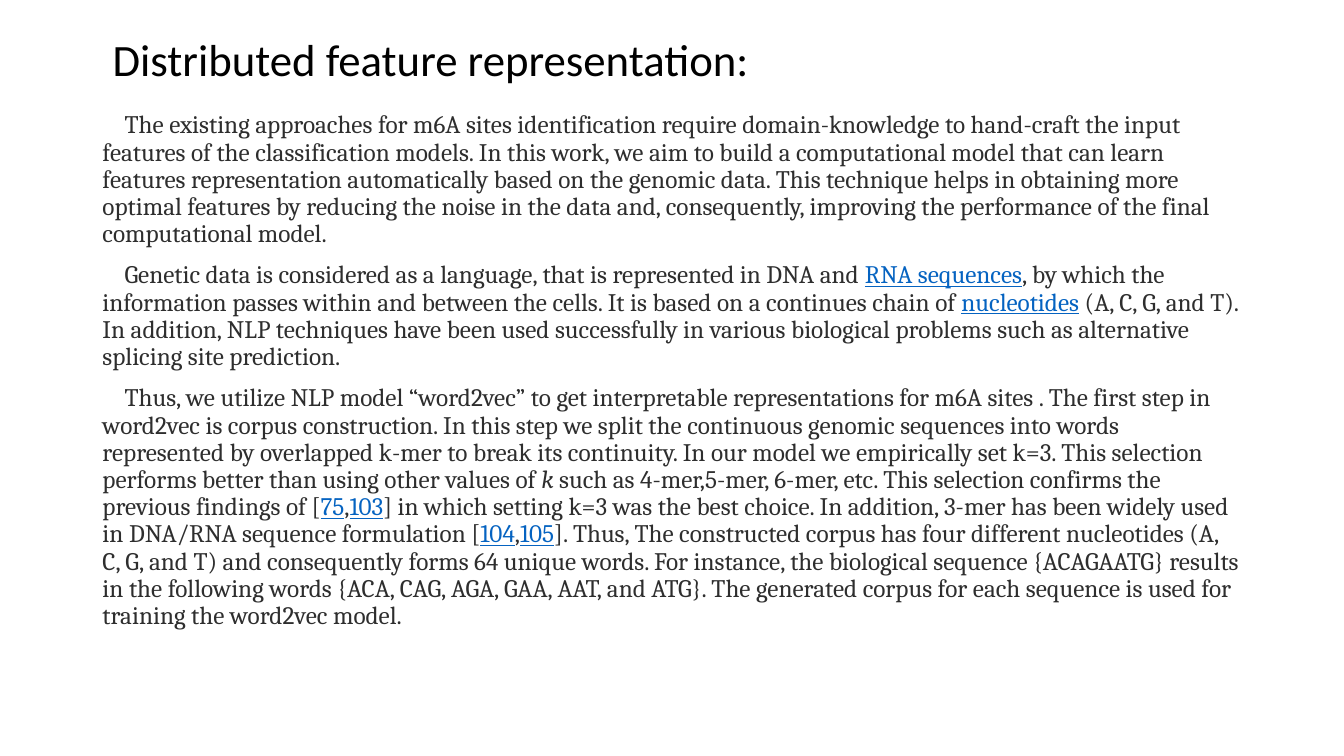
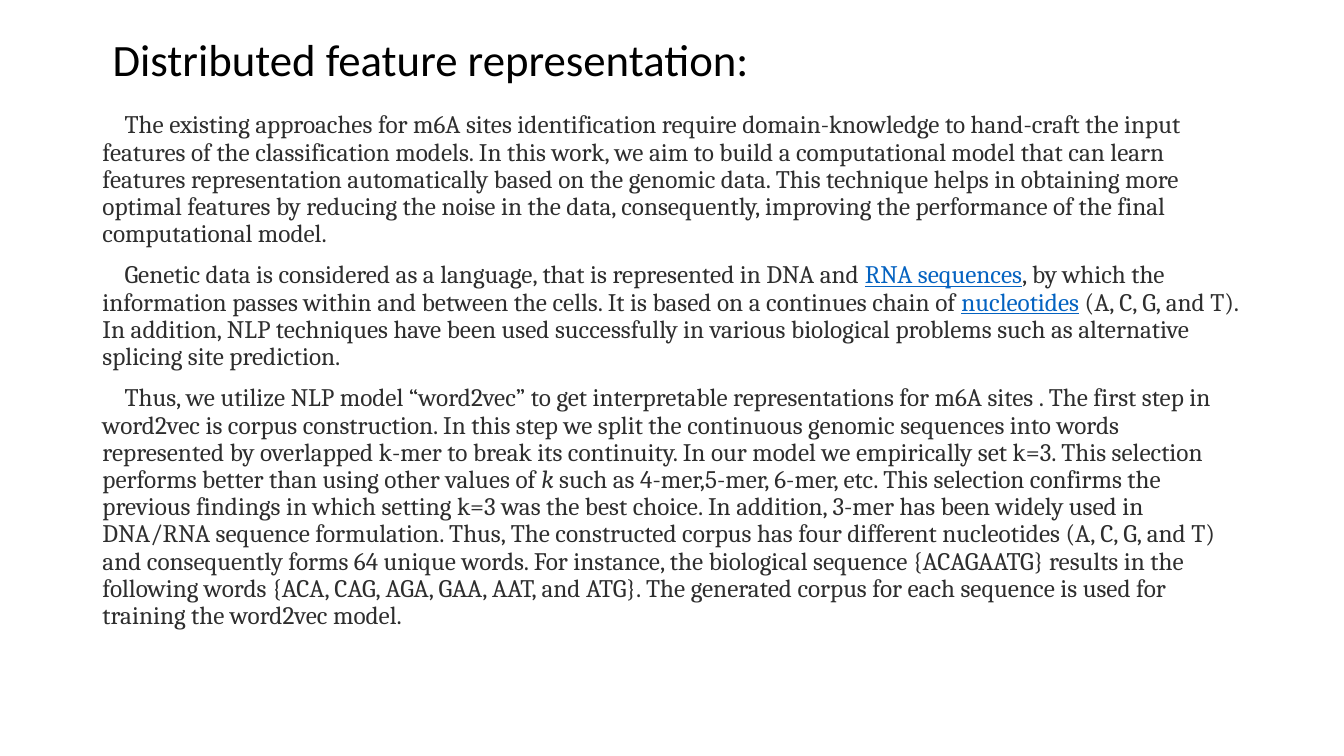
Before and after one commit to YanChengHuang/paper_implement, a slide deck: slide 10 of iN6-Methyl/Presentation/iN6-Methyl.pptx. Drawn at 1344x756 pixels with LibreOffice and Linux fonts; fonts in the diff are those of the drawing. Boxes give left, top, right and bottom in pixels: in the first picture for what was removed or moved away, otherwise in the second. Text is boxed around its words. In the diff, an @@ line names an element or a change of style, - is before the commit and + after.

```diff
--- a/iN6-Methyl/Presentation/iN6-Methyl.pptx
+++ b/iN6-Methyl/Presentation/iN6-Methyl.pptx
@@ text at [102,115,1180,248]: text changed @@
-The existing approaches for m6A sites identification require domain-knowledge to hand-craft the input features of the classification models. In this work, we aim to build a computational model that can learn features representation automatically based on the genomic data. This technique helps in obtaining more optimal features by reducing the noise in the data and, consequently, improving the performance of the final computational model.
+The existing approaches for m6A sites identification require domain-knowledge to hand-craft the input features of the classification models. In this work, we aim to build a computational model that can learn features representation automatically based on the genomic data. This technique helps in obtaining more optimal features by reducing the noise in the data, consequently, improving the performance of the final computational model.
@@ text at [102,388,1215,630]: text changed @@
-Thus, we utilize NLP model “word2vec” to get interpretable representations for m6A sites . The first step in word2vec is corpus construction. In this step we split the continuous genomic sequences into words represented by overlapped k-mer to break its continuity. In our model we empirically set k=3. This selection performs better than using other values of k such as 4-mer,5-mer, 6-mer, etc. This selection confirms the previous findings of [75,103] in which setting k=3 was the best choice. In addition, 3-mer has been widely used in DNA/RNA sequence formulation [104,105]. Thus, The constructed corpus has four different nucleotides (A, C, G, and T) and consequently forms 64 unique words. For instance, the biological sequence {ACAGAATG} results in the following words {ACA, CAG, AGA, GAA, AAT, and ATG}. The generated corpus for each sequence is used for training the word2vec model.
+Thus, we utilize NLP model “word2vec” to get interpretable representations for m6A sites . The first step in word2vec is corpus construction. In this step we split the continuous genomic sequences into words represented by overlapped k-mer to break its continuity. In our model we empirically set k=3. This selection performs better than using other values of k such as 4-mer,5-mer, 6-mer, etc. This selection confirms the previous findings in which setting k=3 was the best choice. In addition, 3-mer has been widely used in DNA/RNA sequence formulation. Thus, The constructed corpus has four different nucleotides (A, C, G, and T) and consequently forms 64 unique words. For instance, the biological sequence {ACAGAATG} results in the following words {ACA, CAG, AGA, GAA, AAT, and ATG}. The generated corpus for each sequence is used for training the word2vec model.
```
Also in this commit, not shown: 5 other slides changed, 4 other files.
